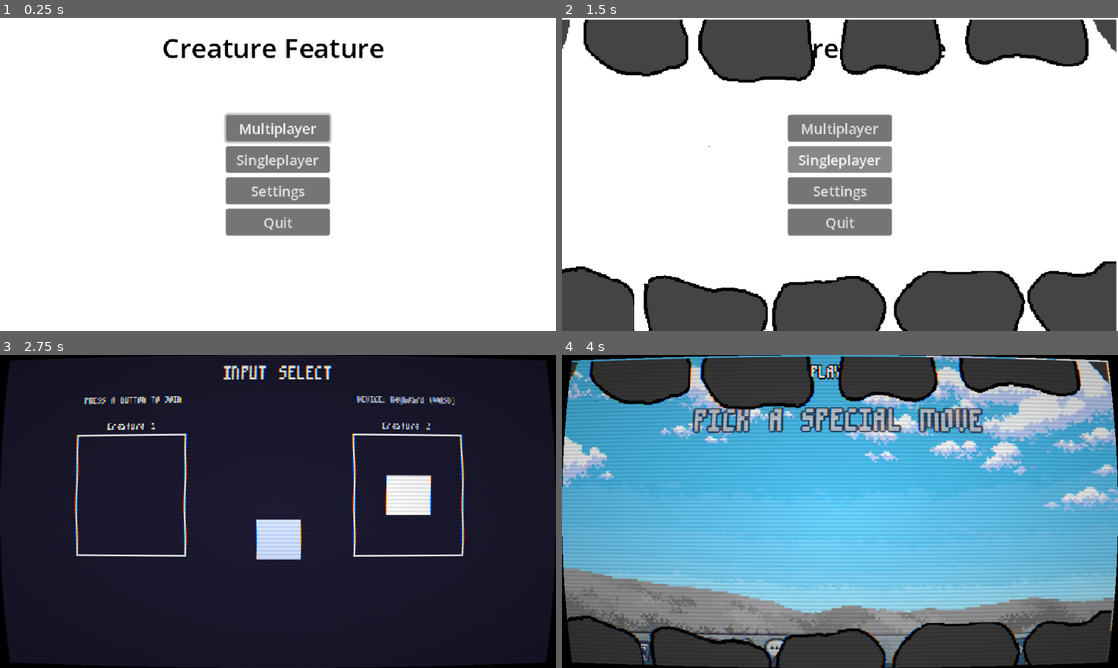
Above: before the commit, frames 1-4 (two rows, left to right).
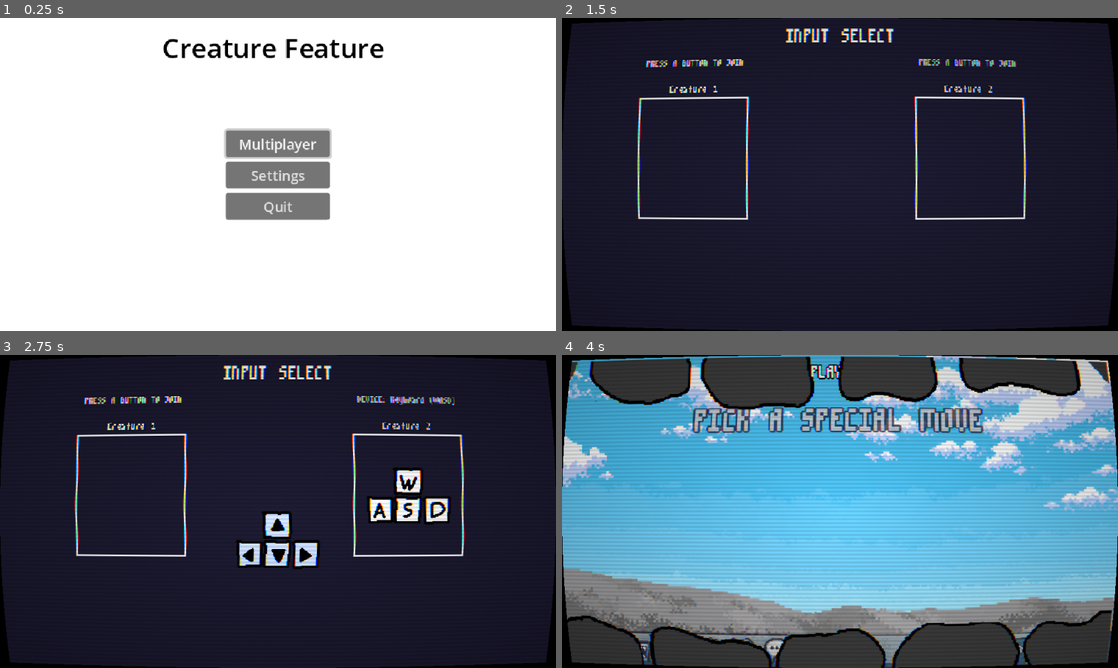
Above: after the commit, the same moments.

Repository: Filkspline/CreatureFeature
Game: Godot game, scene res://scenes/main_menu.tscn
Two runs of this game, one before a commit and one after it. Both use one fixed random seed, a clock stepped at 60 frames per second and the inputs below. The engine's default icon, where the game draws it, is replaced by a stand-in: a white triangle on a blue panel in a dark square. Sound files missing from this copy of the repository are replaced by a short silence.
Inputs (mouse positions are in pixels of both pictures, inside the frame that each line leads up to):
- Up to frame 1 (0.25 s): no input
- Up to frame 2 (1.5 s): click "Multiplayer" at 0.5 s; click (840, 158) at 1.25 s, where only the run before the commit has a clickable "Singleplayer"
- Up to frame 3 (2.75 s): tap A (LeftP1) at 2 s; move the mouse to (400, 495) at 2.02 s; hold D (MenuTabRight) from 2.03 s (still down); tap Left (LeftP2) at 2.1 s; click (400, 495) at 2.17 s
- Up to frame 4 (4 s): release D (MenuTabRight) at 2.75 s; tap A (LeftP1) at 2.75, 3.5 s; drag from (728, 527) to (812, 574) at 2.77 s; move the mouse to (895, 442) at 3.52 s; hold D (MenuTabRight) from 3.53 s (still down); tap 2 at 3.6 s

The runs differ from the first frame. In frame 1, 4.1% of the frame differs, in the area x 40-60%, y 30-70%; in frame 2, 99%, in the area x 0-100%, y 0-100%; in frame 3, 3.4%; in frame 4, nothing differs.

Commit message:
Squares now replaced with icons on select
This was unexpectedly complicated compared to what I thought I needed to do. It's done however

Diff:
--- a/scenes/main_menu.tscn
+++ b/scenes/main_menu.tscn
@@ -48,6 +48,7 @@
 text = "Multiplayer"
 
 [node name="Singleplayer" type="Button" parent="Buttons/VBoxContainer" unique_id=758517524]
+visible = false
 layout_mode = 2
 text = "Singleplayer"
 
@@ -62,7 +63,7 @@
 focus_neighbor_top = NodePath("../Settings")
 text = "Quit"
 
-[connection signal="pressed" from="Buttons/VBoxContainer/Multiplayer" to="." method="_on_play_pressed"]
+[connection signal="pressed" from="Buttons/VBoxContainer/Multiplayer" to="." method="_on_multiplayer_pressed"]
 [connection signal="pressed" from="Buttons/VBoxContainer/Singleplayer" to="." method="_on_singleplayer_pressed"]
 [connection signal="pressed" from="Buttons/VBoxContainer/Settings" to="." method="_on_settings_pressed"]
 [connection signal="pressed" from="Buttons/VBoxContainer/Quit" to="." method="_on_quit_pressed"]
--- a/scenes/player_select.tscn
+++ b/scenes/player_select.tscn
@@ -162,6 +162,8 @@
 horizontal_alignment = 1
 
 [node name="Cursors" type="Node" parent="." unique_id=31637593]
+
+[node name="CursorIcons" type="Node" parent="." unique_id=1933280932]
 
 [node name="Creature1" type="Label" parent="." unique_id=1607338365]
 layout_mode = 0
--- a/scripts/player_select.gd
+++ b/scripts/player_select.gd
@@ -24,6 +24,7 @@
 const FIGHT_SCENE := "res://scenes/pre_fight_upgrade_screen.tscn"
 const LABBING_SCENE := "res://scenes/single_player.tscn"
 
+
 const P1_ACCENT_COLOR := Color(1.0, 1.0, 1.0) # white
 const P2_ACCENT_COLOR := Color(0.79607844, 0.85882354, 0.9882353) # cbdbfc
 
@@ -78,7 +79,7 @@
 	var selection: int = 0
 	var locked: bool = false
 	var neutral_position: Vector2 = Vector2.ZERO
-
+	var icon: AnimatedSprite2D
 
 @onready var cursors_container: Node = $Cursors
 @onready var character1: Control = $Characters/Character1
@@ -88,6 +89,9 @@
 @onready var p1_device_label: Label = $DeviceLabels/P1DeviceLabel
 @onready var p2_device_label: Label = $DeviceLabels/P2DeviceLabel
 @onready var start_button: Button = $Button
+@onready var cursor_icons: Node = $CursorIcons
+
+@onready var sprite_frames = preload("res://assets/controls.tres")
 
 var cursors: Array[Cursor] = []
 
@@ -132,6 +136,9 @@
 
 func _create_cursor(device: PlayerInputDevice) -> Cursor:
 	var cursor := Cursor.new()
+
+	_create_cursor_icon(device, cursor)
+
 	cursor.device = device
 	cursor.selection = NEUTRAL
 	cursor.locked = false
@@ -145,7 +152,30 @@
 
 	cursors.append(cursor)
 	_update_cursor_visual(cursor)
+
+	cursor.node.hide()
+
 	return cursor
+
+func _create_cursor_icon(device: PlayerInputDevice, cursor: Cursor) -> void:
+	var icon = AnimatedSprite2D.new()
+
+	icon.sprite_frames = sprite_frames
+	icon.z_index = 0
+
+	match device.display_name:
+		"Keyboard (WASD)":
+			icon.frame = 0
+		"Keyboard (Arrows)":
+			icon.frame = 7
+		"Xbox One Controller":
+			icon.frame = 15
+
+
+	icon.modulate = CURSOR_COLORS[cursors.size() % CURSOR_COLORS.size()]
+	cursor.icon = icon
+	cursor_icons.add_child(icon)
+
 
 
 # ── Per-cursor navigation / lock-in ──
@@ -242,6 +272,8 @@
 			cursor.node.position = _character_position(character2, cursor.node)
 		_:
 			cursor.node.position = cursor.neutral_position
+
+	cursor.icon.position = cursor.node.position + (CURSOR_SIZE * 0.5)
 
 
 func _character_position(character: Control, cursor: Control) -> Vector2:
